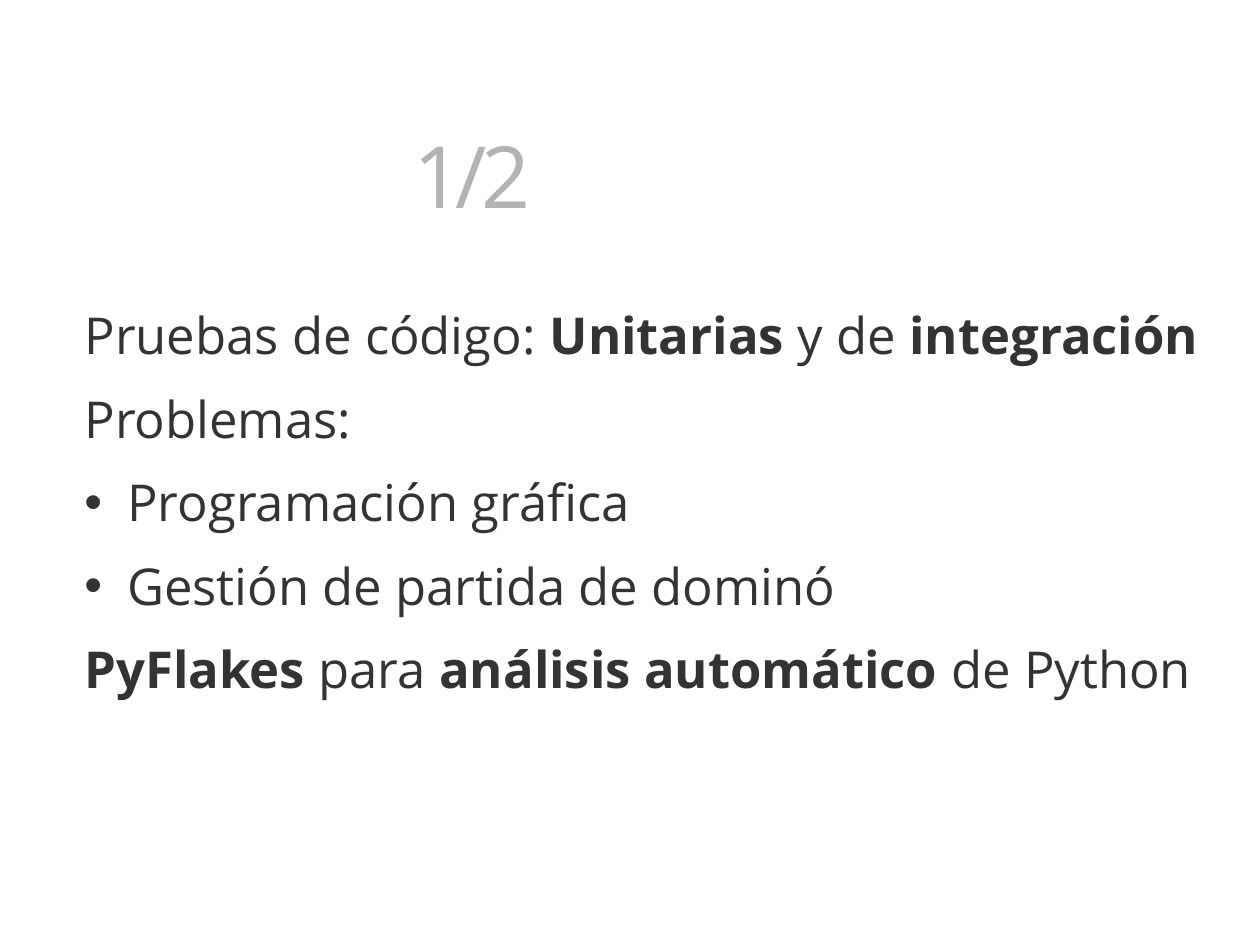
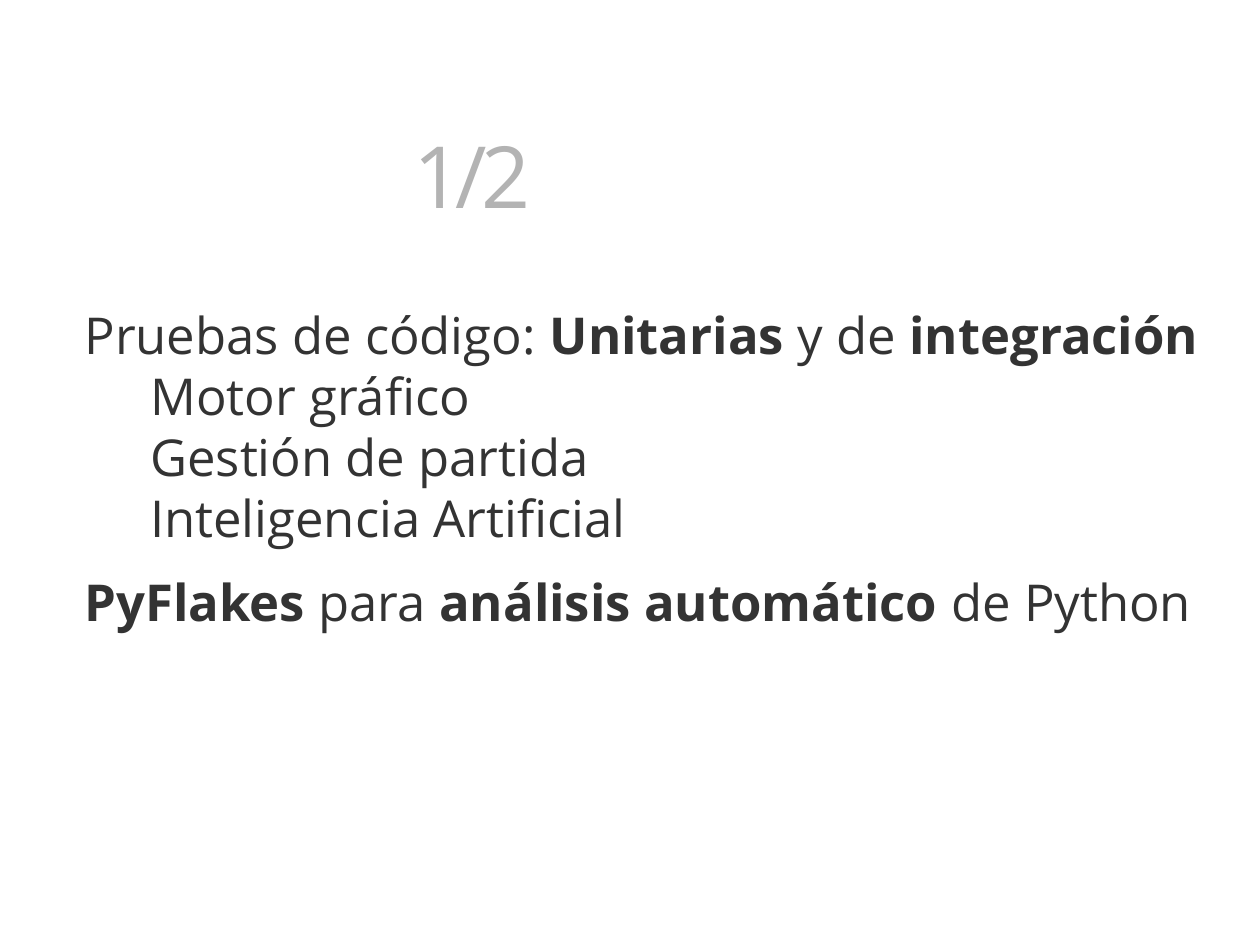
Before and after one commit to 3oheme/dominous, a slide deck: slide 48 of docs/presentacion/presentacion.odp. Drawn at 1260x945 pixels with LibreOffice and Linux fonts; fonts in the diff are those of the drawing; background and template pictures are left out. Boxes give left, top, right and bottom in pixels: in the first picture for what was removed or moved away, otherwise in the second. Text is boxed around its words. In the diff, an @@ line names an element or a change of style, - is before the commit and + after.

```diff
--- a/docs/presentacion/presentacion.odp
+++ b/docs/presentacion/presentacion.odp
@@ text at [84,315,1198,549]: text changed @@
-Pruebas de código: Unitarias y de integración
-Problemas:
-• Programación gráfica
-• Gestión de partida de dominó
+Pruebas de código: Unitarias y de integración
+Motor gráfico
+Gestión de partida
+Inteligencia Artificial
```
Also in this commit, not shown: 5 other slides changed, 1 slide removed, 2 other files.
